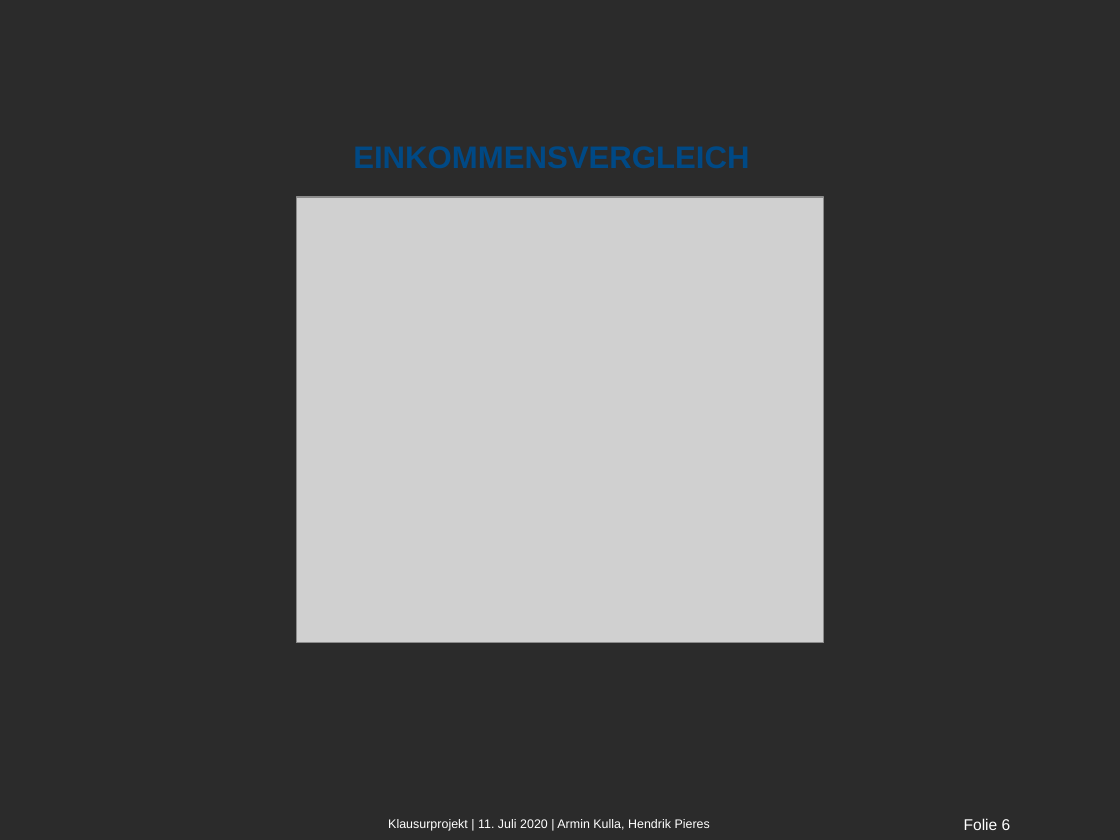
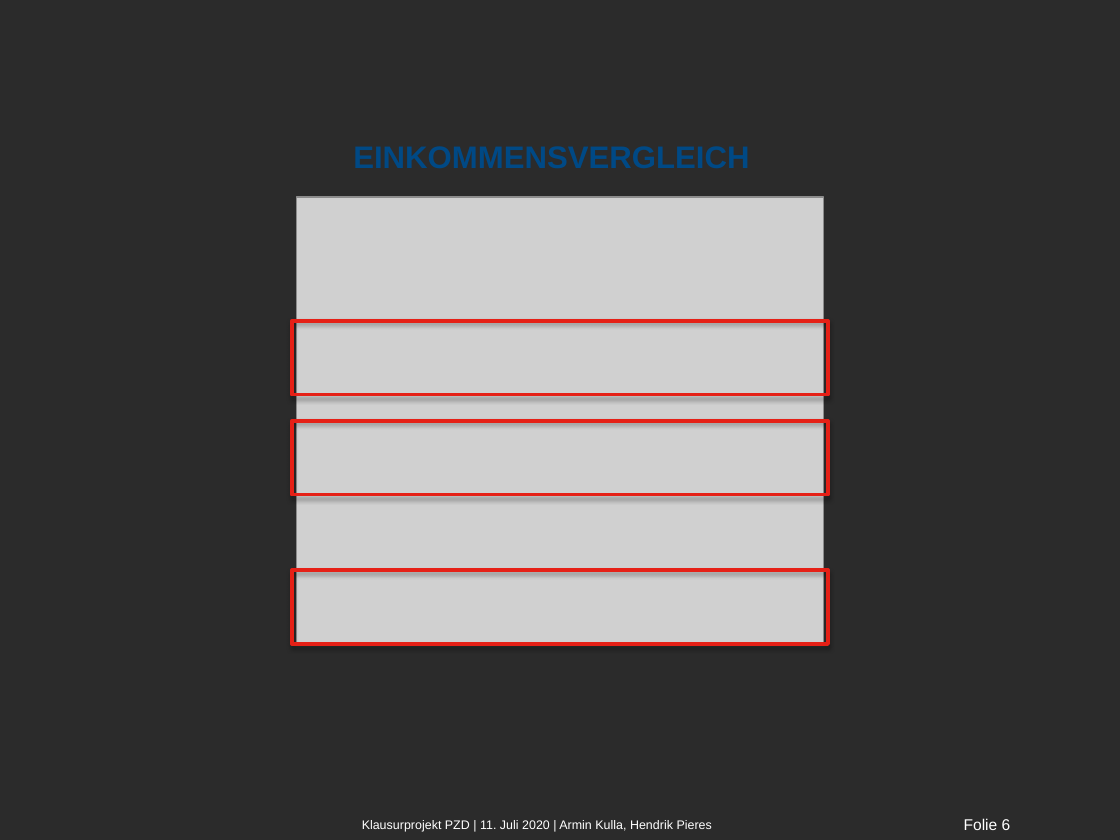
Before and after one commit to Florian-Krax/WDT-PZD-Group-3, a slide deck: slide 6 of Klausur/Klausurprojekt PZD.pptx. Drawn at 1120x840 pixels with LibreOffice and Linux fonts; fonts in the diff are those of the drawing; grey boxes stand for pictures; background and template pictures are left out; a plain dark background stands for a picture behind light text. Boxes give left, top, right and bottom in pixels: in the first picture for what was removed or moved away, otherwise in the second. Text is boxed around its words. In the diff, an @@ line names an element or a change of style, - is before the commit and + after.

```diff
--- a/Klausur/Klausurprojekt PZD.pptx
+++ b/Klausur/Klausurprojekt PZD.pptx
@@ rectangle added at [292,320,829,394], outline #E52016 2.25 pt @@
@@ rectangle added at [292,421,829,495], outline #E52016 2.25 pt @@
@@ rectangle added at [292,570,829,644], outline #E52016 2.25 pt @@
@@ text at [362,820,712,832]: text changed @@
-Klausurprojekt | 11. Juli 2020 | Armin Kulla, Hendrik Pieres
+Klausurprojekt PZD | 11. Juli 2020 | Armin Kulla, Hendrik Pieres
```
Also in this commit, not shown: 7 other slides changed, 1 other file.
